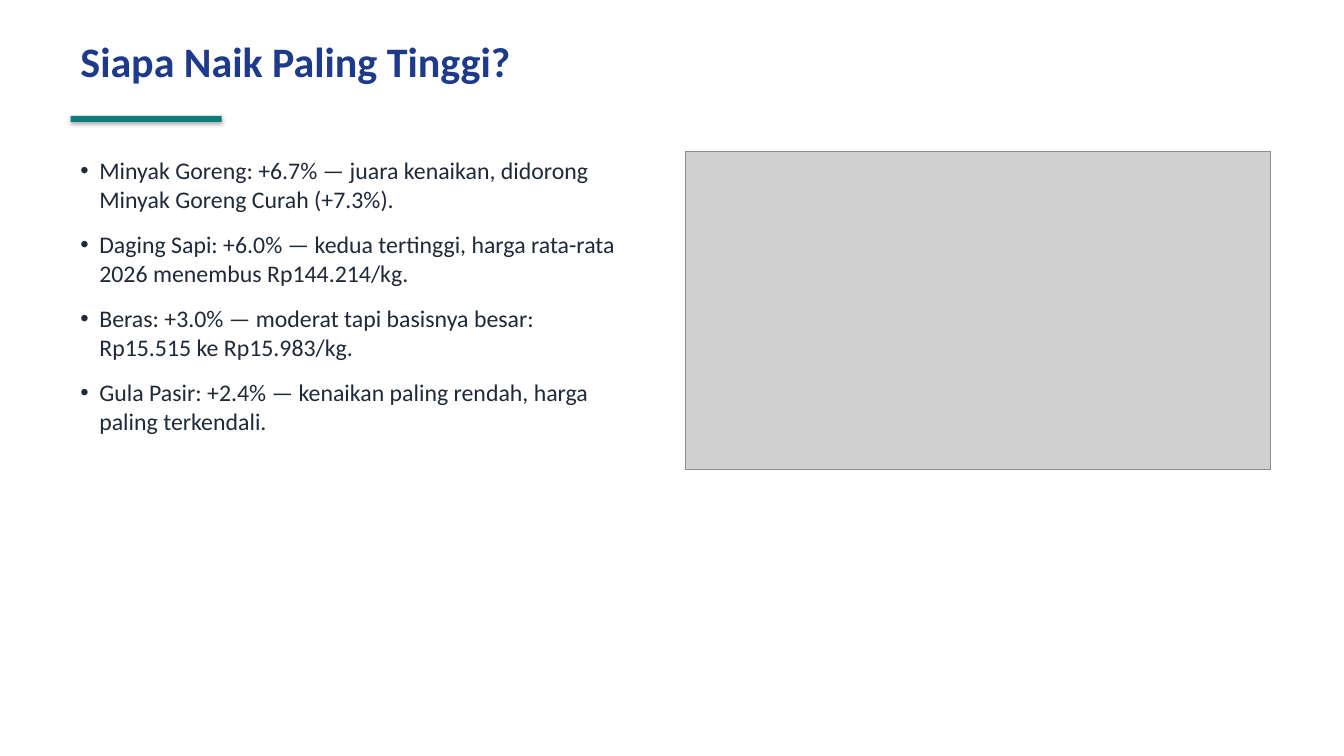
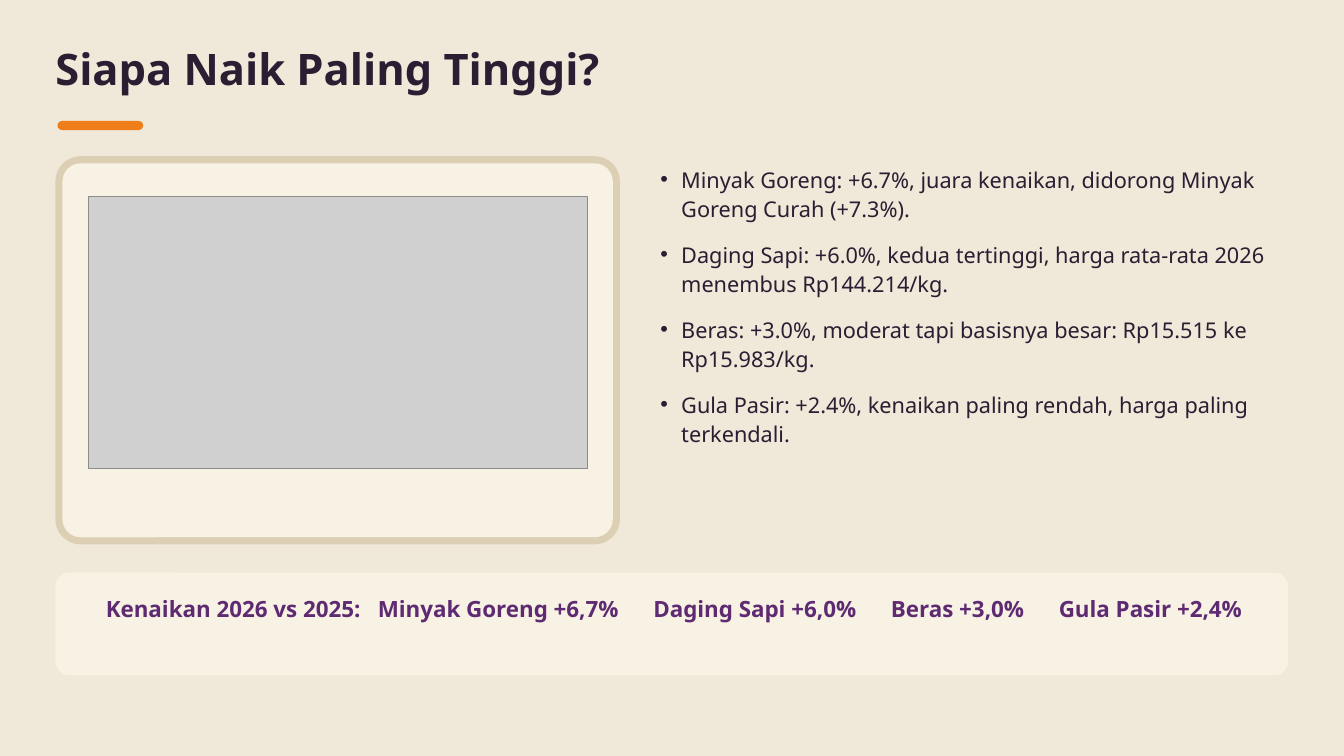
Before and after one commit to baghizash/harga-pangan-nasional-2026, a slide deck: slide 5 of Portofolio-Analisis-Harga-Pangan.pptx. Drawn at 1344x756 pixels with LibreOffice and Linux fonts; fonts in the diff are those of the drawing; grey boxes stand for pictures. Boxes give left, top, right and bottom in pixels: in the first picture for what was removed or moved away, otherwise in the second. Text is boxed around its words. In the diff, an @@ line names an element or a change of style, - is before the commit and + after.

```diff
--- a/Portofolio-Analisis-Harga-Pangan.pptx
+++ b/Portofolio-Analisis-Harga-Pangan.pptx
@@ background #FFFFFF to #F0E8D8 @@
@@ text "Siapa Naik Paling Tinggi?": place and size @@
-text "Siapa Naik Paling Tinggi?" at <box>80,47,510,84</box>
+text "Siapa Naik Paling Tinggi?" at <box>55,52,600,96</box>
@@ text "Siapa Naik Paling Tinggi?" at <box>55,52,600,96</box>: size 30 to 31 pt, font Calibri to Noto Sans, text colour #1E3A8A to #2A1E33; less space between paragraphs @@
@@ rounded rectangle: place and size @@
-rounded rectangle at <box>71,116,222,122</box>
+rounded rectangle at <box>57,121,143,130</box>
@@ rounded rectangle at <box>57,121,143,130</box>: rectangle to rounded rectangle; fill #0E7C7B to #EF7D1A; shadow off @@
@@ rounded rectangle added at <box>55,156,620,544</box>, fill #DDCFB4 @@
@@ rounded rectangle added at <box>63,163,613,537</box>, fill #F8F2E4 @@
@@ text at <box>681,171,1265,443</box>: text changed; size 17 to 15.5 pt; font Calibri to Noto Sans; text colour #1F2937 to #2A1E33 @@
-• Minyak Goreng: +6.7% — juara kenaikan, didorong Minyak Goreng Curah (+7.3%).
-• Daging Sapi: +6.0% — kedua tertinggi, harga rata-rata 2026 menembus Rp144.214/kg.
-• Beras: +3.0% — moderat tapi basisnya besar: Rp15.515 ke Rp15.983/kg.
-• Gula Pasir: +2.4% — kenaikan paling rendah, harga paling terkendali.
+• Minyak Goreng: +6.7%, juara kenaikan, didorong Minyak Goreng Curah (+7.3%).
+• Daging Sapi: +6.0%, kedua tertinggi, harga rata-rata 2026 menembus Rp144.214/kg.
+• Beras: +3.0%, moderat tapi basisnya besar: Rp15.515 ke Rp15.983/kg.
+• Gula Pasir: +2.4%, kenaikan paling rendah, harga paling terkendali.
@@ picture removed at <box>686,151,1270,470</box> @@
@@ picture added at <box>89,197,588,468</box> @@
@@ rounded rectangle added at <box>55,573,1289,676</box>, fill #F8F2E4 @@
@@ text added at <box>106,600,1242,622</box>, 16 pt, text #5E2A72, bold @@
+Kenaikan 2026 vs 2025: Minyak Goreng +6,7% Daging Sapi +6,0% Beras +3,0% Gula Pasir +2,4%
```
Also in this commit, not shown: 9 other slides changed.
